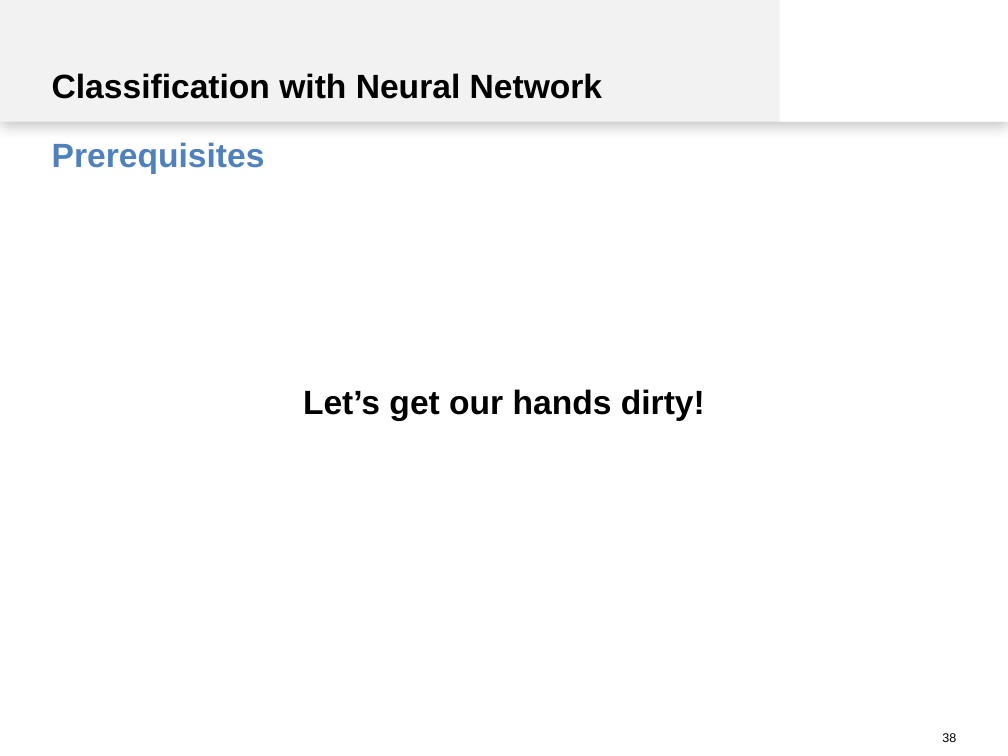
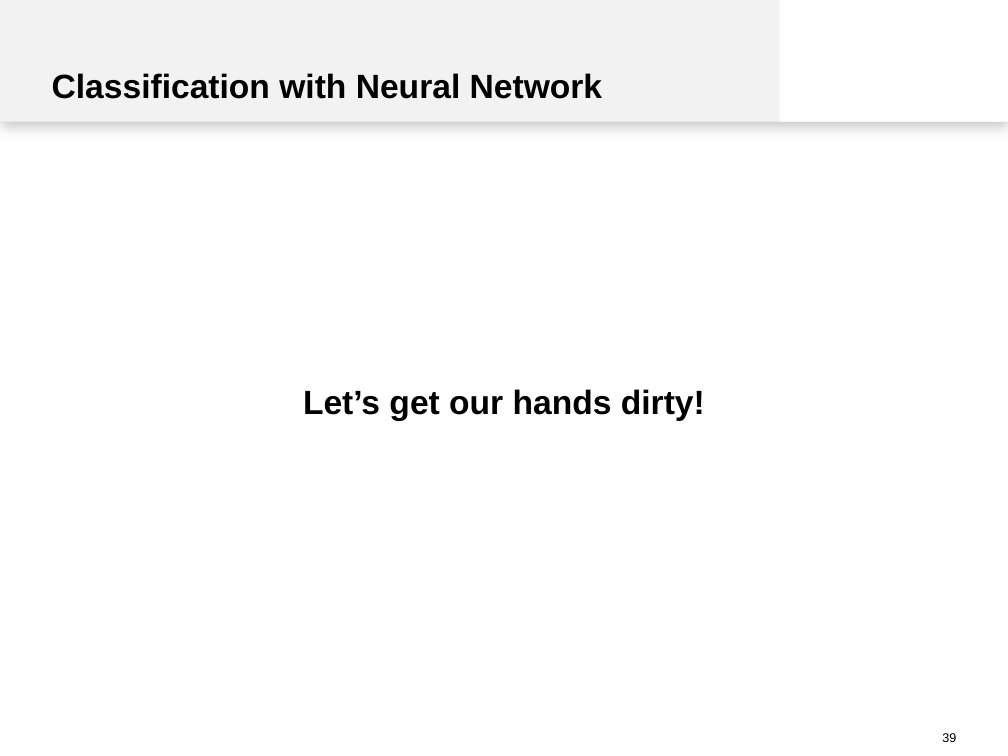
Before and after one commit to spinfo/LSS_DLwithText, a slide deck: slide 39 of docs/introduction.pptx (slide 38 before the commit). Drawn at 1008x756 pixels with LibreOffice and Linux fonts; fonts in the diff are those of the drawing. Boxes give left, top, right and bottom in pixels: in the first picture for what was removed or moved away, otherwise in the second. Text is boxed around its words. In the diff, an @@ line names an element or a change of style, - is before the commit and + after.

```diff
--- a/docs/introduction.pptx
+++ b/docs/introduction.pptx
@@ text removed at (x1=52, y1=142, x2=265, y2=174) @@
-Prerequisites
```
Also in this commit, not shown: 3 other slides changed, 1 slide added.
